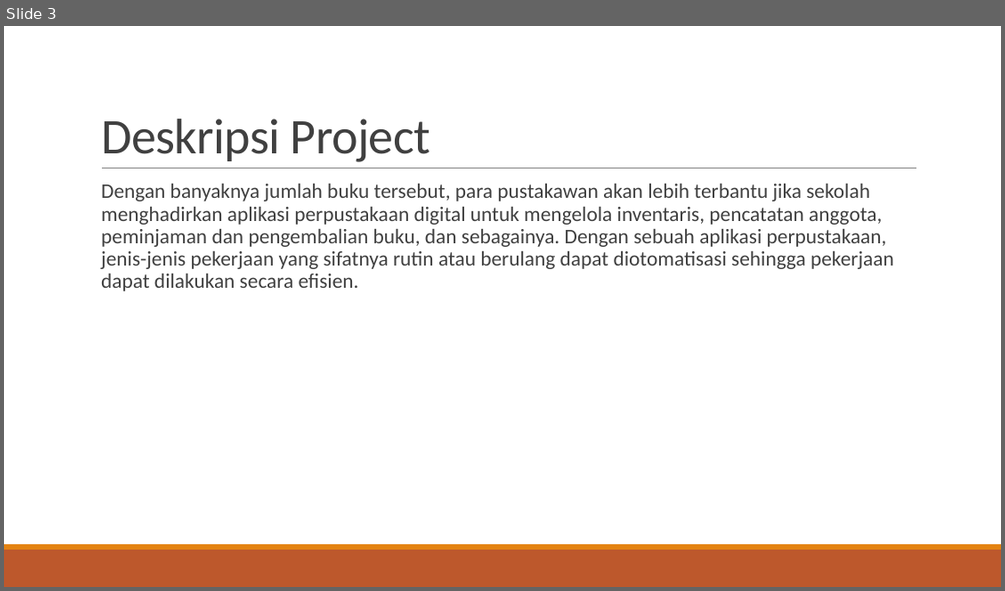
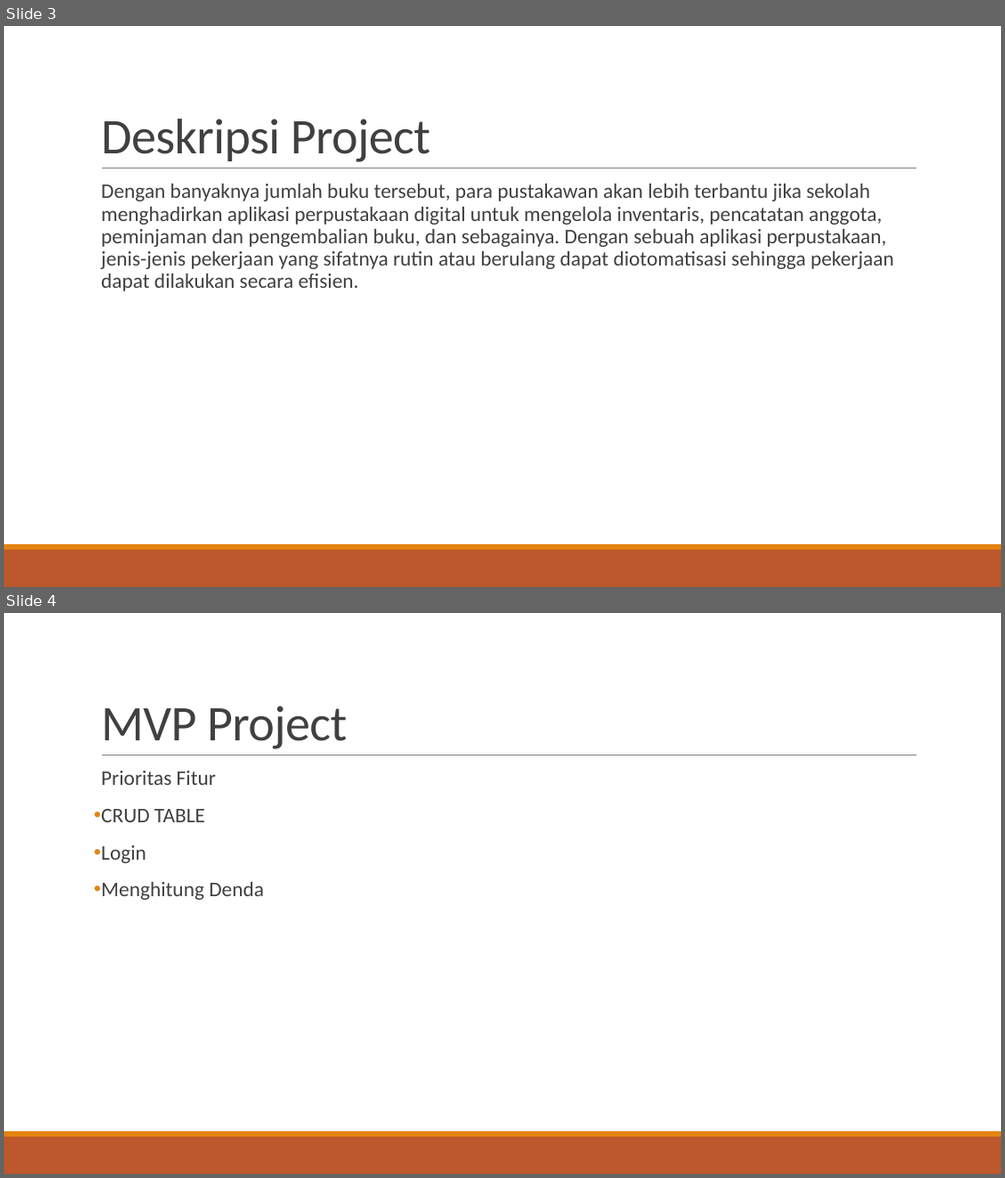
Before and after one commit to hafizs08/java_Hafizs-Fauzi-Ritonga, a slide deck: MINI project/Hafizs Fauzi Ritonga.pptx. Shown one above the other, each under a label of ours: slide 3 before the commit, slides 3 and 4 after it. The pictures are 1005x591 and 1005x1178 pixels, drawn with LibreOffice and Linux fonts; fonts in the diff are those of the drawing. Boxes give left, top, right and bottom in pixels: in the first picture for what was removed or moved away, otherwise in the second. Text is boxed around its words. In the diff, an @@ line names an element or a change of style, - is before the commit and + after.

```diff
--- a/MINI project/Hafizs Fauzi Ritonga.pptx
+++ b/MINI project/Hafizs Fauzi Ritonga.pptx
@@ slide 4 added at [4,613,1001,1174], background #FFFFFF; not listed: 3 template elements that a slide beside it also shows @@
@@ title added at [101,706,347,749], 48 pt, text #404040 @@
+MVP Project
@@ text added at [101,771,264,900], 20 pt, text #404040 @@
+  Prioritas Fitur
+• CRUD TABLE
+• Login
+• Menghitung Denda
```
Also in this commit, not shown: 2 slides changed, 4 other slides added, 2 slides removed, 52 other files.
